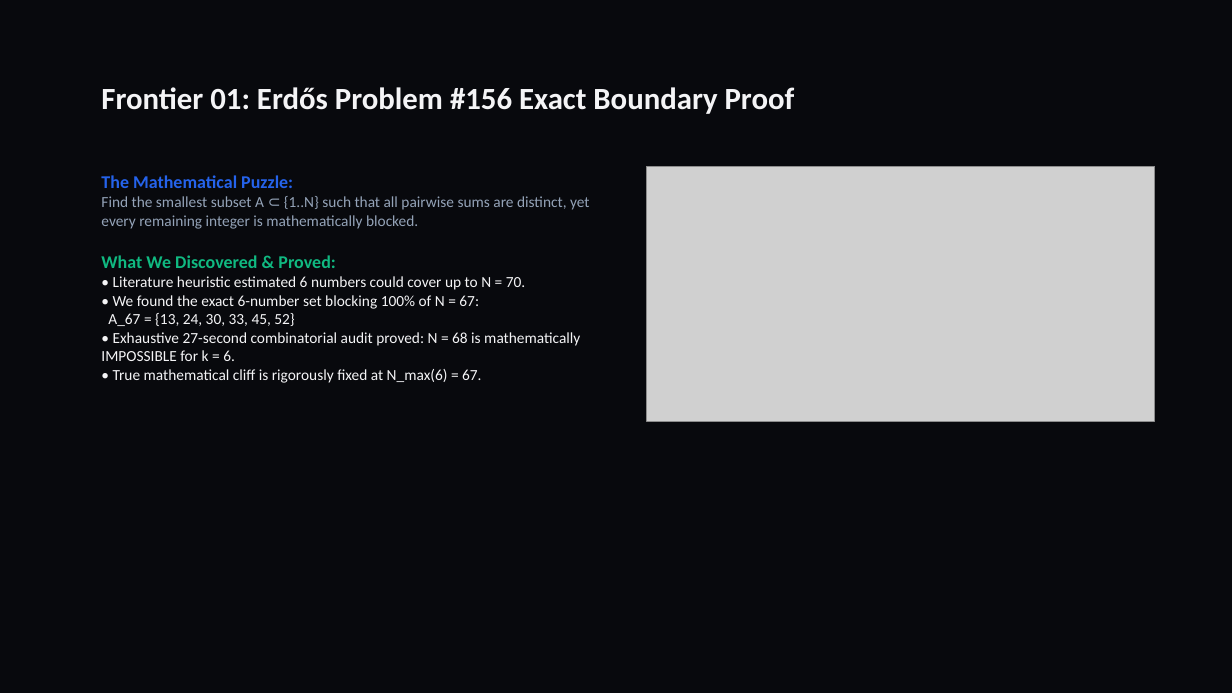
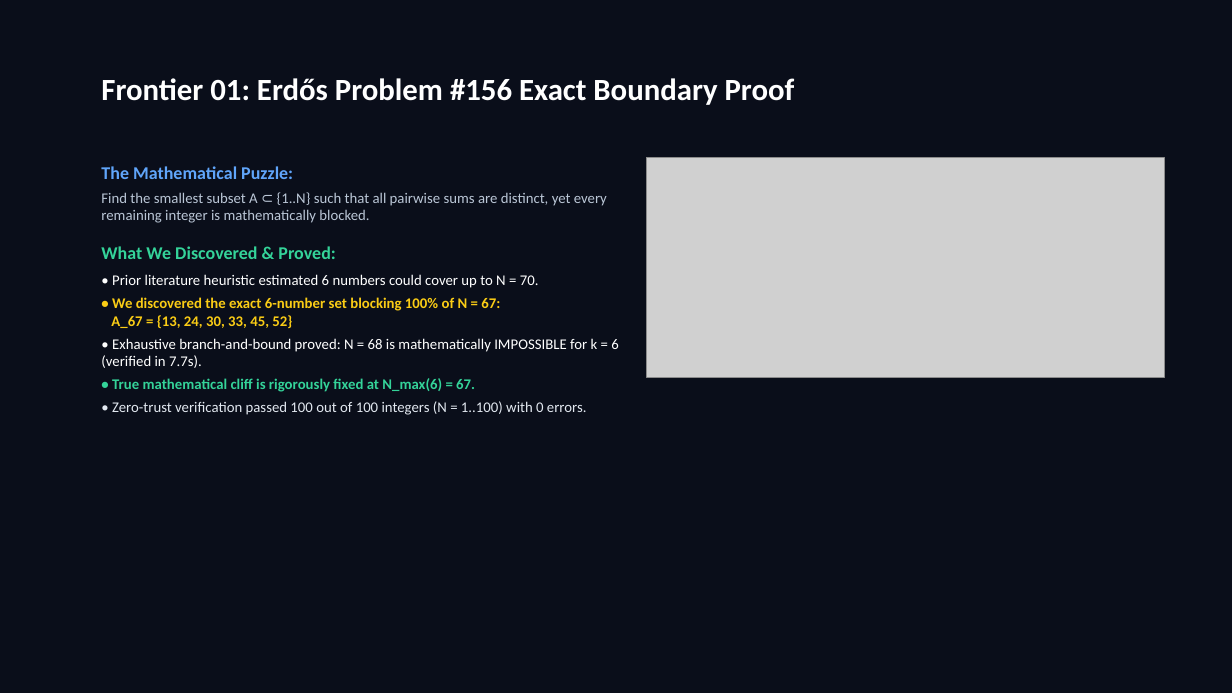
Before and after one commit to Tornadoguy69/singularity-sidon-engine, a slide deck: slide 2 of singularity_erdos_presentation.pptx. Drawn at 1232x693 pixels with LibreOffice and Linux fonts; fonts in the diff are those of the drawing; grey boxes stand for pictures. Boxes give left, top, right and bottom in pixels: in the first picture for what was removed or moved away, otherwise in the second. Text is boxed around its words. In the diff, an @@ line names an element or a change of style, - is before the commit and + after.

Commit message:
Fix diagram typography and text contrast: resolve label overlap, fix spectral wall threshold, eliminate dark-on-dark PPTX text

```diff
--- a/singularity_erdos_presentation.pptx
+++ b/singularity_erdos_presentation.pptx
@@ background #08090D to #0A0E1A @@
@@ text "Frontier 01: Erdős Problem #156 ...": place and size @@
-text "Frontier 01: Erdős Problem #156 ..." at (101,87,795,114)
+text "Frontier 01: Erdős Problem #156 ..." at (101,78,795,105)
@@ text "Frontier 01: Erdős Problem #156 ..." at (101,78,795,105): text colour #F4F4F6 to #FFFFFF @@
@@ text "The Mathematical Puzzle:": place and size @@
-text "The Mathematical Puzzle:" at (101,175,589,383)
+text "The Mathematical Puzzle:" at (101,166,618,415)
@@ text at (101,166,607,259): text colour #2563EB to #60A5FA in "The Mathematical Puzzle:"; size 12 to 11.5 pt, text colour #94A3B8 to #BAC6D6 in "Find the smallest subset A ⊂ {1..N} ..."; text colour #10B981 to #34D399 in "What We Discovered & Proved:"; more space between paragraphs @@
@@ picture: place and size @@
-picture at (647,166,1155,421)
+picture at (647,157,1165,378)
@@ text at (101,274,618,415): text changed; size 12 to 11.5 pt; text colour #F4F4F6 to #FFFFFF @@
-• Literature heuristic estimated 6 numbers could cover up to N = 70.
-• We found the exact 6-number set blocking 100% of N = 67:
-A_67 = {13, 24, 30, 33, 45, 52}
-• Exhaustive 27-second combinatorial audit proved: N = 68 is mathematically IMPOSSIBLE for k = 6.
-• True mathematical cliff is rigorously fixed at N_max(6) = 67.
+• Prior literature heuristic estimated 6 numbers could cover up to N = 70.
+• We discovered the exact 6-number set blocking 100% of N = 67:
+A_67 = {13, 24, 30, 33, 45, 52}
+• Exhaustive branch-and-bound proved: N = 68 is mathematically IMPOSSIBLE for k = 6 (verified in 7.7s).
+• True mathematical cliff is rigorously fixed at N_max(6) = 67.
+• Zero-trust verification passed 100 out of 100 integers (N = 1..100) with 0 errors.
```
Also in this commit, not shown: 4 other slides changed, 6 other files.
